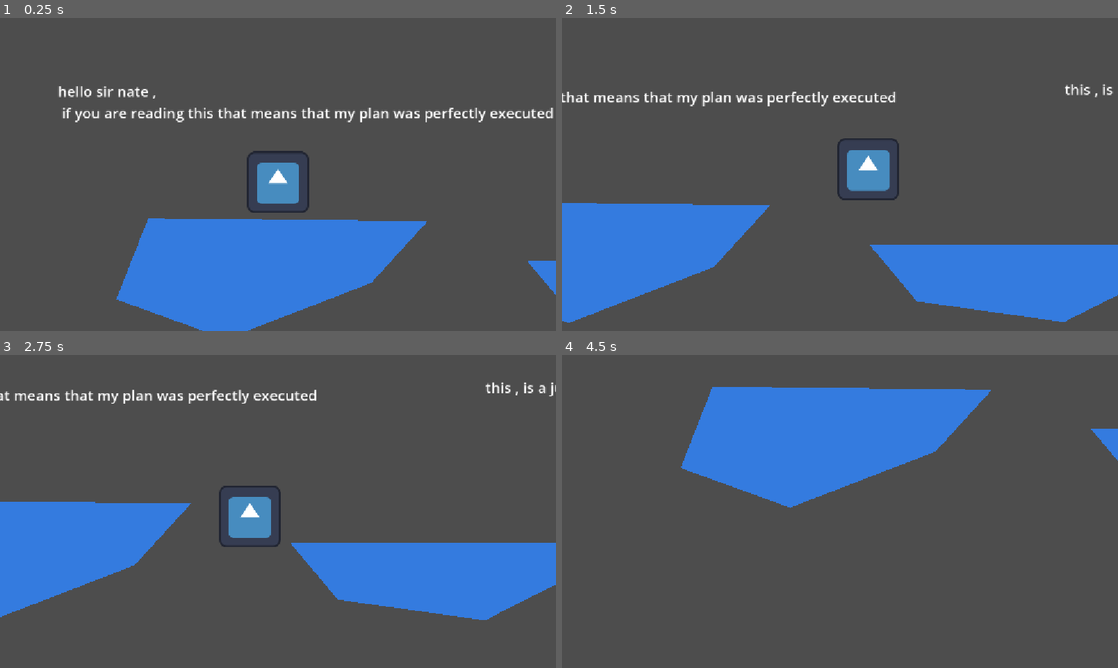
Above: before the commit, frames 1-4 (two rows, left to right).
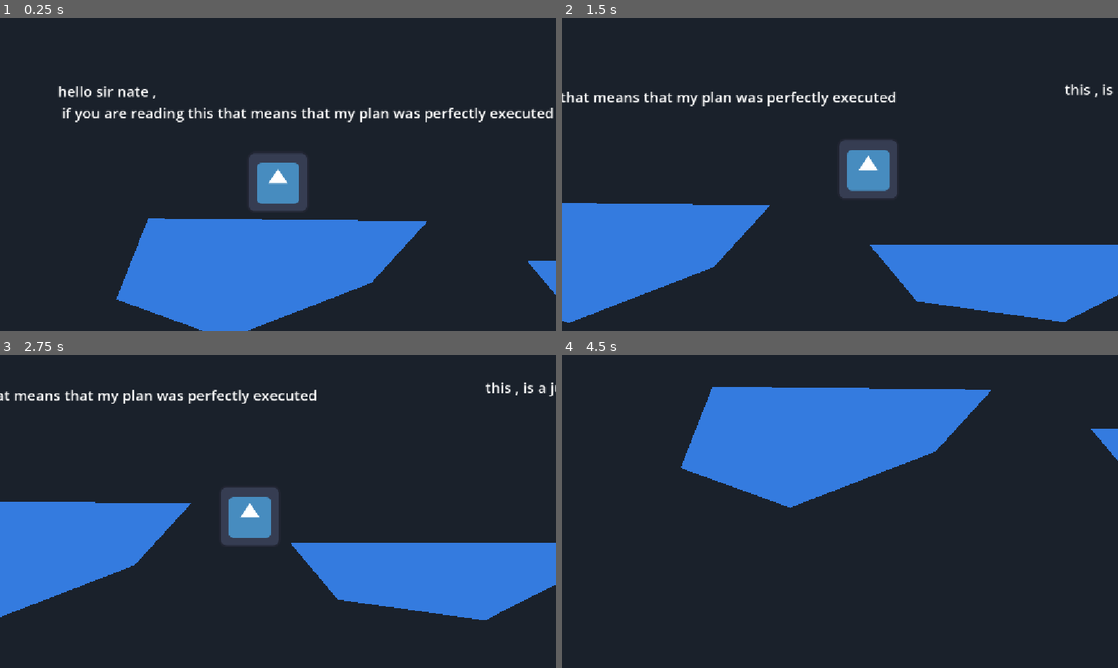
Above: after the commit, the same moments.

Repository: kevininhisshack/STACKED
Game: Godot game, scene res://Assets/Scenes/Mains/test_scene.tscn
Two runs of this game, one before a commit and one after it. Both use one fixed random seed, a clock stepped at 60 frames per second and the inputs below. The engine's default icon, where the game draws it, is replaced by a stand-in: a white triangle on a blue panel in a dark square.
Inputs:
- Up to frame 1 (0.25 s): no input
- Up to frame 2 (1.5 s): hold D (right) from 0.53 s (still down); tap Space (jump) at 0.6, 0.77, 1.07, 1.35 s
- Up to frame 3 (2.75 s): tap Space (jump) at 1.52, 1.82, 2.1 s; release D (right) at 2.03 s; hold A (left) from 2.03 s (still down)
- Up to frame 4 (4.5 s): tap Space (jump) at 2.85, 3.02, 3.32, 3.6, 3.77, 4.07, 4.35 s; release A (left) at 4.28 s; hold D (right) from 4.28 s (still down)

The runs differ from the first frame. In frame 1, 82% of the frame differs, in the area x 0-100%, y 0-100%; in frame 2, 80%; in frame 3, 80%; in frame 4, 86%.

Commit message:
descriptionnn
added some more music and sfx and made animations for somthing and yes

Diff:
--- /dev/null
+++ b/Assets/Scenes/Mains/main_menu.tscn
@@ -0,0 +1,13 @@
+[gd_scene format=3 uid="uid://lt1d75dotp13"]
+
+[node name="Main Menu" type="Node" unique_id=1213536807]
+
+[node name="Layer A" type="Control" parent="." unique_id=1801121597]
+layout_mode = 3
+anchors_preset = 0
+
+[node name="Layer B" type="Control" parent="." unique_id=824174227]
+layout_mode = 3
+anchors_preset = 0
+offset_right = 40.0
+offset_bottom = 40.0
--- a/Assets/Scenes/Mains/test_scene.tscn
+++ b/Assets/Scenes/Mains/test_scene.tscn
@@ -4,7 +4,8 @@
 [ext_resource type="PackedScene" uid="uid://chyphwvpndabr" path="res://Assets/Scenes/Subs/jump_orb.tscn" id="1_s3due"]
 [ext_resource type="PackedScene" uid="uid://cmqwek43kjay0" path="res://Assets/Scenes/Subs/check_point.tscn" id="3_afebg"]
 [ext_resource type="PackedScene" uid="uid://deups0we4l3nm" path="res://Assets/Scenes/Subs/death_border.tscn" id="4_53yni"]
-[ext_resource type="AudioStream" uid="uid://brxt6q106yl7l" path="res://Assets/Audio/Music/Layers.mp3" id="5_xvxrd"]
+[ext_resource type="AudioStream" uid="uid://buk5okvsxslaa" path="res://Assets/Audio/Music/layer A.mp3" id="5_vmadm"]
+[ext_resource type="AudioStream" uid="uid://dryh82uocnxmy" path="res://Assets/Audio/Music/layer B.mp3" id="5_xvxrd"]
 
 [node name="Test Scene" type="Node" unique_id=1362970334]
 metadata/_edit_vertical_guides_ = [3712.0, 6998.0]
@@ -72,11 +73,11 @@
 there is a 2d node for layer 1 and for layer two,
 the switch action checks which is true and makes it false
 and makes the false one true,
-what happens whe you are false? you are hidden and all objects in group
+what happens when you are false? you are hidden and all objects in group
 \"world(X) collisions\" get disabled
-and give the player the drawings you made , once i get on
-this project again i'll take those photos
-and make some nice animations
+and give the player the art you made , once i get on
+this project again i'll take those em
+and make some smooth animations
 love you but no homo"
 
 [node name="Label6" type="Label" parent="Yapping" unique_id=168498689]
@@ -89,6 +90,15 @@
 text = "also i made a checkpoint subscene ,
 just put it in the lvl and give it a collision child ,
 try and fall right now"
+
+[node name="read me" type="Label" parent="Yapping" unique_id=458325766]
+layout_mode = 0
+offset_left = 6805.0
+offset_top = 1172.0
+offset_right = 7477.0
+offset_bottom = 1641.0
+theme_override_font_sizes/font_size = 30
+text = "yooo uhhh read the stuff in the ideas channel , that is what we go of around these parts"
 
 [node name="Ground" type="StaticBody2D" parent="." unique_id=84149425]
 
@@ -178,15 +188,20 @@
 
 [node name="CollisionPolygon2D" type="CollisionPolygon2D" parent="Check Points/Check Point2" unique_id=1198111465]
 position = Vector2(-3, 3)
-polygon = PackedVector2Array(-344, -188, 418, -188, 410, 187, -325, 173)
+polygon = PackedVector2Array(-479, -341, 427, -228, 425, -29, 410, 187, -419, 156)
 
 [node name="Death Border" parent="." unique_id=1881485949 instance=ExtResource("4_53yni")]
 position = Vector2(3745, 2413)
 
 [node name="Audio" type="Node" parent="." unique_id=840622766]
 
-[node name="level music" type="AudioStreamPlayer" parent="Audio" unique_id=42930235]
-stream = ExtResource("5_xvxrd")
-volume_db = 6.0
+[node name="layer A track" type="AudioStreamPlayer" parent="Audio" unique_id=42930235]
+stream = ExtResource("5_vmadm")
+volume_db = 0.5
 autoplay = true
 parameters/looping = true
+
+[node name="layer B track" type="AudioStreamPlayer" parent="Audio" unique_id=356224548]
+stream = ExtResource("5_xvxrd")
+volume_db = 0.5
+parameters/looping = true
--- a/Assets/Scenes/Subs/jump_orb.tscn
+++ b/Assets/Scenes/Subs/jump_orb.tscn
@@ -1,30 +1,229 @@
 [gd_scene format=3 uid="uid://chyphwvpndabr"]
 
 [ext_resource type="Script" uid="uid://dwlcl54lqygwk" path="res://Assets/Scripts/jump_orb.gd" id="1_8qebb"]
-[ext_resource type="Texture2D" uid="uid://bjypxkmc84yxe" path="res://Assets/Images/Sprites/icon.svg" id="2_e3ojc"]
+[ext_resource type="Texture2D" uid="uid://dde4k5x08jmyk" path="res://Assets/Images/Sprite sheets/jump orb appearings.png" id="2_e3ojc"]
+[ext_resource type="Texture2D" uid="uid://cl6othmtovwxx" path="res://Assets/Images/Sprite sheets/jump orb idle.png" id="3_qtkuh"]
+[ext_resource type="AudioStream" uid="uid://w7fbamqua8fh" path="res://Assets/Audio/SFX/jump orb.mp3" id="4_qtkuh"]
+
+[sub_resource type="AtlasTexture" id="AtlasTexture_ri5wa"]
+atlas = ExtResource("2_e3ojc")
+region = Rect2(1080, 2160, 1080, 1080)
+
+[sub_resource type="AtlasTexture" id="AtlasTexture_0mqjt"]
+atlas = ExtResource("2_e3ojc")
+region = Rect2(0, 2160, 1080, 1080)
+
+[sub_resource type="AtlasTexture" id="AtlasTexture_55kaj"]
+atlas = ExtResource("2_e3ojc")
+region = Rect2(2160, 1080, 1080, 1080)
+
+[sub_resource type="AtlasTexture" id="AtlasTexture_2dtnr"]
+atlas = ExtResource("2_e3ojc")
+region = Rect2(1080, 1080, 1080, 1080)
+
+[sub_resource type="AtlasTexture" id="AtlasTexture_3suup"]
+atlas = ExtResource("2_e3ojc")
+region = Rect2(0, 1080, 1080, 1080)
+
+[sub_resource type="AtlasTexture" id="AtlasTexture_gu3gg"]
+atlas = ExtResource("2_e3ojc")
+region = Rect2(2160, 0, 1080, 1080)
+
+[sub_resource type="AtlasTexture" id="AtlasTexture_7tumk"]
+atlas = ExtResource("2_e3ojc")
+region = Rect2(1080, 0, 1080, 1080)
+
+[sub_resource type="AtlasTexture" id="AtlasTexture_caytx"]
+atlas = ExtResource("2_e3ojc")
+region = Rect2(0, 0, 1080, 1080)
+
+[sub_resource type="AtlasTexture" id="AtlasTexture_lxslu"]
+atlas = ExtResource("2_e3ojc")
+region = Rect2(0, 0, 1080, 1080)
+
+[sub_resource type="AtlasTexture" id="AtlasTexture_jiuy3"]
+atlas = ExtResource("2_e3ojc")
+region = Rect2(1080, 0, 1080, 1080)
+
+[sub_resource type="AtlasTexture" id="AtlasTexture_50ps0"]
+atlas = ExtResource("2_e3ojc")
+region = Rect2(2160, 0, 1080, 1080)
+
+[sub_resource type="AtlasTexture" id="AtlasTexture_f0fhd"]
+atlas = ExtResource("2_e3ojc")
+region = Rect2(0, 1080, 1080, 1080)
+
+[sub_resource type="AtlasTexture" id="AtlasTexture_68m4e"]
+atlas = ExtResource("2_e3ojc")
+region = Rect2(1080, 1080, 1080, 1080)
+
+[sub_resource type="AtlasTexture" id="AtlasTexture_4kd64"]
+atlas = ExtResource("2_e3ojc")
+region = Rect2(2160, 1080, 1080, 1080)
+
+[sub_resource type="AtlasTexture" id="AtlasTexture_vioh6"]
+atlas = ExtResource("2_e3ojc")
+region = Rect2(0, 2160, 1080, 1080)
+
+[sub_resource type="AtlasTexture" id="AtlasTexture_bjwqa"]
+atlas = ExtResource("2_e3ojc")
+region = Rect2(1080, 2160, 1080, 1080)
+
+[sub_resource type="AtlasTexture" id="AtlasTexture_abk1i"]
+atlas = ExtResource("2_e3ojc")
+region = Rect2(2160, 2160, 1080, 1080)
+
+[sub_resource type="AtlasTexture" id="AtlasTexture_luxjq"]
+atlas = ExtResource("3_qtkuh")
+region = Rect2(0, 0, 1081, 1081)
+
+[sub_resource type="AtlasTexture" id="AtlasTexture_jvxcj"]
+atlas = ExtResource("3_qtkuh")
+region = Rect2(1081, 0, 1081, 1081)
+
+[sub_resource type="AtlasTexture" id="AtlasTexture_evkws"]
+atlas = ExtResource("3_qtkuh")
+region = Rect2(2162, 0, 1081, 1081)
+
+[sub_resource type="AtlasTexture" id="AtlasTexture_mn52c"]
+atlas = ExtResource("3_qtkuh")
+region = Rect2(3243, 0, 1081, 1081)
+
+[sub_resource type="AtlasTexture" id="AtlasTexture_kxcjs"]
+atlas = ExtResource("3_qtkuh")
+region = Rect2(0, 1081, 1081, 1081)
+
+[sub_resource type="AtlasTexture" id="AtlasTexture_grm04"]
+atlas = ExtResource("3_qtkuh")
+region = Rect2(1081, 1081, 1081, 1081)
+
+[sub_resource type="AtlasTexture" id="AtlasTexture_dypy2"]
+atlas = ExtResource("3_qtkuh")
+region = Rect2(2162, 1081, 1081, 1081)
+
+[sub_resource type="AtlasTexture" id="AtlasTexture_dxvbk"]
+atlas = ExtResource("3_qtkuh")
+region = Rect2(3243, 1081, 1081, 1081)
+
+[sub_resource type="AtlasTexture" id="AtlasTexture_evwf5"]
+atlas = ExtResource("3_qtkuh")
+region = Rect2(0, 2162, 1081, 1081)
+
+[sub_resource type="AtlasTexture" id="AtlasTexture_y0use"]
+atlas = ExtResource("3_qtkuh")
+region = Rect2(1081, 2162, 1081, 1081)
+
+[sub_resource type="AtlasTexture" id="AtlasTexture_6e8uq"]
+atlas = ExtResource("3_qtkuh")
+region = Rect2(2162, 2162, 1081, 1081)
+
+[sub_resource type="AtlasTexture" id="AtlasTexture_etmwu"]
+atlas = ExtResource("3_qtkuh")
+region = Rect2(3243, 2162, 1081, 1081)
 
 [sub_resource type="SpriteFrames" id="SpriteFrames_n4k3f"]
 animations = [{
-"frames": [],
+"frames": [{
+"duration": 1.0,
+"texture": SubResource("AtlasTexture_ri5wa")
+}, {
+"duration": 1.0,
+"texture": SubResource("AtlasTexture_0mqjt")
+}, {
+"duration": 1.0,
+"texture": SubResource("AtlasTexture_55kaj")
+}, {
+"duration": 1.0,
+"texture": SubResource("AtlasTexture_2dtnr")
+}, {
+"duration": 1.0,
+"texture": SubResource("AtlasTexture_3suup")
+}, {
+"duration": 1.0,
+"texture": SubResource("AtlasTexture_gu3gg")
+}, {
+"duration": 1.0,
+"texture": SubResource("AtlasTexture_7tumk")
+}, {
+"duration": 1.0,
+"texture": SubResource("AtlasTexture_caytx")
+}],
 "loop": 1,
 "name": &"appear",
-"speed": 5.0
+"speed": 24.0
 }, {
 "frames": [{
 "duration": 1.0,
-"texture": ExtResource("2_e3ojc")
+"texture": SubResource("AtlasTexture_lxslu")
+}, {
+"duration": 1.0,
+"texture": SubResource("AtlasTexture_jiuy3")
+}, {
+"duration": 1.0,
+"texture": SubResource("AtlasTexture_50ps0")
+}, {
+"duration": 1.0,
+"texture": SubResource("AtlasTexture_f0fhd")
+}, {
+"duration": 1.0,
+"texture": SubResource("AtlasTexture_68m4e")
+}, {
+"duration": 1.0,
+"texture": SubResource("AtlasTexture_4kd64")
+}, {
+"duration": 1.0,
+"texture": SubResource("AtlasTexture_vioh6")
+}, {
+"duration": 1.0,
+"texture": SubResource("AtlasTexture_bjwqa")
+}, {
+"duration": 1.0,
+"texture": SubResource("AtlasTexture_abk1i")
 }],
 "loop": 1,
 "name": &"disapear",
-"speed": 5.0
+"speed": 24.0
 }, {
 "frames": [{
 "duration": 1.0,
-"texture": ExtResource("2_e3ojc")
+"texture": SubResource("AtlasTexture_luxjq")
+}, {
+"duration": 1.0,
+"texture": SubResource("AtlasTexture_jvxcj")
+}, {
+"duration": 1.0,
+"texture": SubResource("AtlasTexture_evkws")
+}, {
+"duration": 1.0,
+"texture": SubResource("AtlasTexture_mn52c")
+}, {
+"duration": 1.0,
+"texture": SubResource("AtlasTexture_kxcjs")
+}, {
+"duration": 1.0,
+"texture": SubResource("AtlasTexture_grm04")
+}, {
+"duration": 1.0,
+"texture": SubResource("AtlasTexture_dypy2")
+}, {
+"duration": 1.0,
+"texture": SubResource("AtlasTexture_dxvbk")
+}, {
+"duration": 1.0,
+"texture": SubResource("AtlasTexture_evwf5")
+}, {
+"duration": 1.0,
+"texture": SubResource("AtlasTexture_y0use")
+}, {
+"duration": 1.0,
+"texture": SubResource("AtlasTexture_6e8uq")
+}, {
+"duration": 1.0,
+"texture": SubResource("AtlasTexture_etmwu")
 }],
 "loop": 1,
 "name": &"idle",
-"speed": 5.0
+"speed": 24.0
 }]
 
 [sub_resource type="CircleShape2D" id="CircleShape2D_j1w7u"]
@@ -34,12 +233,19 @@
 script = ExtResource("1_8qebb")
 
 [node name="AnimatedSprite2D" type="AnimatedSprite2D" parent="." unique_id=1488739068]
+position = Vector2(11.000001, -156)
 scale = Vector2(0.7, 0.7)
 sprite_frames = SubResource("SpriteFrames_n4k3f")
 animation = &"disapear"
 autoplay = "idle"
+frame_progress = 0.35508975
 
 [node name="CollisionShape2D" type="CollisionShape2D" parent="." unique_id=122120405]
+position = Vector2(6, -20)
 shape = SubResource("CircleShape2D_j1w7u")
 
+[node name="AudioStreamPlayer2D" type="AudioStreamPlayer2D" parent="." unique_id=1990920292]
+stream = ExtResource("4_qtkuh")
+volume_db = -5.0
+
 [connection signal="body_entered" from="." to="." method="_on_body_entered"]
--- a/Assets/Scenes/Subs/player.tscn
+++ b/Assets/Scenes/Subs/player.tscn
@@ -2,6 +2,8 @@
 
 [ext_resource type="Script" uid="uid://bhnc66nin5m1x" path="res://Assets/Scripts/player.gd" id="1_n4k3f"]
 [ext_resource type="Texture2D" uid="uid://bjypxkmc84yxe" path="res://Assets/Images/Sprites/icon.svg" id="2_j1w7u"]
+[ext_resource type="AudioStream" uid="uid://dnjx6inhpsmqq" path="res://Assets/Audio/SFX/jump.mp3" id="3_0f6be"]
+[ext_resource type="AudioStream" uid="uid://bqdpe1krsb2fm" path="res://Assets/Audio/SFX/walking.mp3" id="4_l711e"]
 
 [sub_resource type="SpriteFrames" id="SpriteFrames_g4v7s"]
 animations = [{
@@ -52,3 +54,18 @@
 
 [node name="CollisionShape2D" type="CollisionShape2D" parent="." unique_id=1367288436]
 shape = SubResource("CapsuleShape2D_q32xp")
+
+[node name="sfx" type="Node" parent="." unique_id=1322898585]
+
+[node name="jump" type="AudioStreamPlayer" parent="sfx" unique_id=1945789537]
+stream = ExtResource("3_0f6be")
+volume_db = 1.0
+
+[node name="fall" type="AudioStreamPlayer" parent="sfx" unique_id=865715894]
+stream = ExtResource("3_0f6be")
+volume_db = -10.0
+pitch_scale = 0.8
+
+[node name="walk" type="AudioStreamPlayer" parent="sfx" unique_id=1542687928]
+stream = ExtResource("4_l711e")
+volume_db = 1.0
--- a/Assets/Scripts/jump_orb.gd
+++ b/Assets/Scripts/jump_orb.gd
@@ -6,11 +6,17 @@
 		collected(body)
 
 func collected(body):
+	var pitch = randf_range(0.8 , 1.5)
+	$AudioStreamPlayer2D.pitch_scale = pitch
+	$AudioStreamPlayer2D.play()
 	$AnimatedSprite2D.play("disapear")
 	body.jumps += 1
+	await get_tree().create_timer(0.3).timeout
 	hide()
 	$CollisionShape2D.set_deferred("disabled" , true)
 	await get_tree().create_timer(5).timeout
 	show()
 	$AnimatedSprite2D.play("appear")
 	$CollisionShape2D.set_deferred("disabled" , false)
+	await get_tree().create_timer(0.3).timeout
+	$AnimatedSprite2D.play("idle")
--- a/Assets/Scripts/player.gd
+++ b/Assets/Scripts/player.gd
@@ -11,6 +11,10 @@
 var jumps : int = 1
 var was_on_floor : bool = true
 var check_pointPOS: Vector2 = Vector2.ZERO
+var deaths : int = 0
+
+# the level displays the number of deathes
+# if we get enough time we can make a ranking system
 
 func _ready():
 	pass
@@ -24,6 +28,7 @@
 
 	# Jump
 	if Input.is_action_just_pressed("jump") and jumps > 0:
+		$sfx/jump.play(0.25)
 		velocity.y = jump_velocity
 		jumps -= 1
 	# this makes you cut your jump if you let go of the button early
@@ -37,8 +42,15 @@
 	if direction != 0:
 		velocity.x = direction * speed
 		animated_sprite.flip_h = direction < 0
+		if not $sfx/walk.playing:
+			$sfx/walk.play(0.30)
+
+		elif $sfx/walk.playing and not is_on_floor():
+			$sfx/walk.stop()
+
 	else:
 		velocity.x = move_toward(velocity.x, 0, speed)
+		$sfx/walk.stop()
 
 	# Animations
 	if not is_on_floor():
@@ -59,6 +71,7 @@
 	# was on floor is a bool variable , just made to fix a bug
 
 func death_func():
+	deaths += 1
 	velocity = Vector2.ZERO
 	#await get_tree().create_timer(0.5).timeout
 	global_position = check_pointPOS
--- a/project.godot
+++ b/project.godot
@@ -50,3 +50,4 @@
 
 rendering_device/driver.windows="d3d12"
 renderer/rendering_method="mobile"
+environment/defaults/default_clear_color=Color(0.10375778, 0.13145363, 0.16688296, 1)
Not shown, removed: Assets/Audio/Music/Layers.mp3.import
Not shown, added: Assets/Audio/Music/layer A.mp3.import
Not shown, added: Assets/Audio/Music/layer B.mp3.import
Not shown, added: Assets/Audio/Music/main menu layer A.mp3.import
Not shown, added: Assets/Audio/Music/main menu layer B.mp3.import
Not shown, added: Assets/Audio/SFX/gate unlock.mp3.import
Not shown, added: Assets/Audio/SFX/jump orb.mp3.import
Not shown, added: Assets/Audio/SFX/jump.mp3.import
Not shown, added: Assets/Audio/SFX/key catch.mp3.import
Not shown, added: Assets/Audio/SFX/switch.mp3.import
Not shown, added: Assets/Audio/SFX/walking.mp3.import
Binary file added: Assets/Images/Sprite sheets/jump orb appearings.png
(and 13 more such lines)
